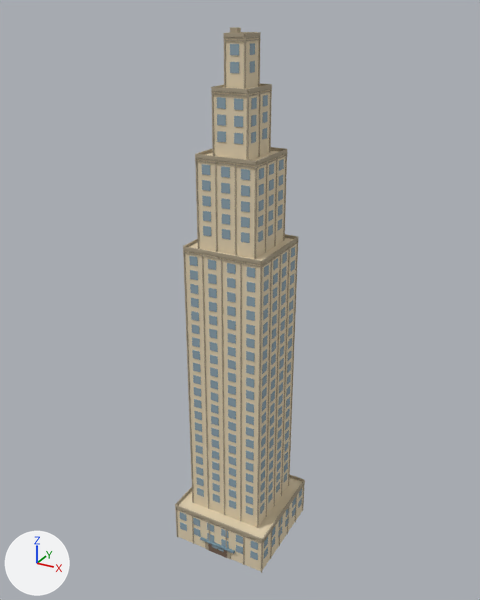
A saved change to the glTF model public/buildings/residential_3x3_tower_crown.glb.
Rendered twice from a camera (50 mm lens) standing at (72.4, -100.7, 115.7) and looking at (10.4, 12.1, 59.3). Arrows for +X, +Y and +Z are at lower left; the lights stay in place. The first picture is the older version. Vertices at exactly the same position are counted once.

Names of what the first picture shows: 'residential_3x3_tower_crown_0'.
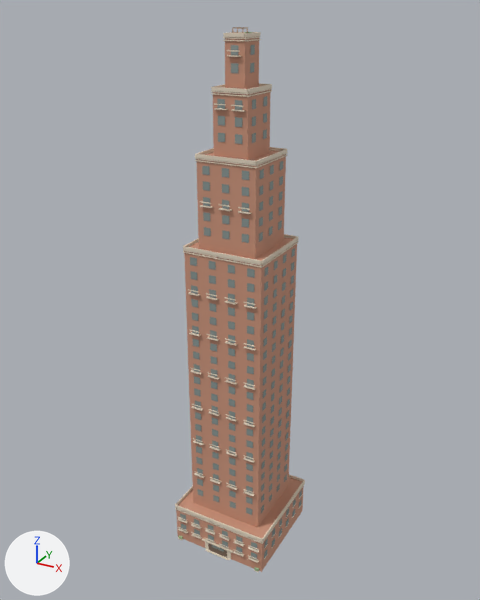
Changed parts and their boxes (x1, y1, x2, y2) in the pictures (480 x 600 px):
'residential_3x3_tower_crown_0', recoloured, reshaped (beige to brown)
    before: (175, 27, 305, 573)
    after: (175, 27, 305, 572)
part 1 of me_residential_3x3_tower_crown_0, deleted
    before: (175, 27, 305, 573)
part 2 of me_residential_3x3_tower_crown_0, reshaped
    before: (180, 32, 298, 560)
    after: (177, 27, 302, 572)

Diff of the bpy script that builds the scene:
```diff
--- a/public/buildings/residential_3x3_tower_crown.glb.py
+++ b/public/buildings/residential_3x3_tower_crown.glb.py
@@ mat_residential_3x3_tower_crown_wall @@
 mat_residential_3x3_tower_crown_wall = principled_material('residential_3x3_tower_crown_wall')
-mat_residential_3x3_tower_crown_wall.base_color = (0.78, 0.66, 0.46)  # beige #e5d4b5
+mat_residential_3x3_tower_crown_wall.base_color = (0.6, 0.3, 0.2)  # brown #cb957c
 mat_residential_3x3_tower_crown_wall.roughness = 0.85
@@ mat_residential_3x3_tower_crown_trim @@
 mat_residential_3x3_tower_crown_trim = principled_material('residential_3x3_tower_crown_trim')
-mat_residential_3x3_tower_crown_trim.base_color = (0.429, 0.363, 0.253)  # beige #afa28a
+mat_residential_3x3_tower_crown_trim.base_color = (0.79, 0.69, 0.55)  # pale yellow #e6d8c4
 mat_residential_3x3_tower_crown_trim.roughness = 0.85
@@ mat_residential_3x3_tower_crown_sign @@
+mat_residential_3x3_tower_crown_sign = principled_material('residential_3x3_tower_crown_sign')
+mat_residential_3x3_tower_crown_sign.base_color = (0.46, 0.29, 0.16)  # brown #b5936f
+mat_residential_3x3_tower_crown_sign.roughness = 0.85
@@ me_residential_3x3_tower_crown_0 @@
 # used by ob_residential_3x3_tower_crown_0; location = (0.0, 0.0, 0.0)
-me_residential_3x3_tower_crown_0.from_pydata(...)  # 4812 vertices, 7308 faces; spans x -0.2..22.8, y -0.6..22.8, z 0.0..112.5
+me_residential_3x3_tower_crown_0.from_pydata(...)  # 3508 vertices, 3524 faces; spans x -0.2..22.8, y -0.6..22.8, z 0.0..112.5
+# me_residential_3x3_tower_crown_0 part 1: 494 loose pieces with 3952 vertices, spanning x -0.2..22.7, y -0.6..22.7, z 0.0..112.5, are deleted
+# me_residential_3x3_tower_crown_0 part 2: 6 vertices moved within x 2.5..20.0, y 3.2..13.9, z 72.0..111.0; 368 vertices removed from x -0.1..22.6, y -0.1..22.6, z 3.0..111.0; 3016 vertices added at x -0.2..22.7, y -0.6..22.7, z 0.0..112.5
 me_residential_3x3_tower_crown_0.materials.append(mat_residential_3x3_tower_crown_wall)
@@ me_residential_3x3_tower_crown_0 @@
 me_residential_3x3_tower_crown_0.materials.append(mat_residential_3x3_tower_crown_awning)
+me_residential_3x3_tower_crown_0.materials.append(mat_residential_3x3_tower_crown_sign)  # brown #b5936f
```
